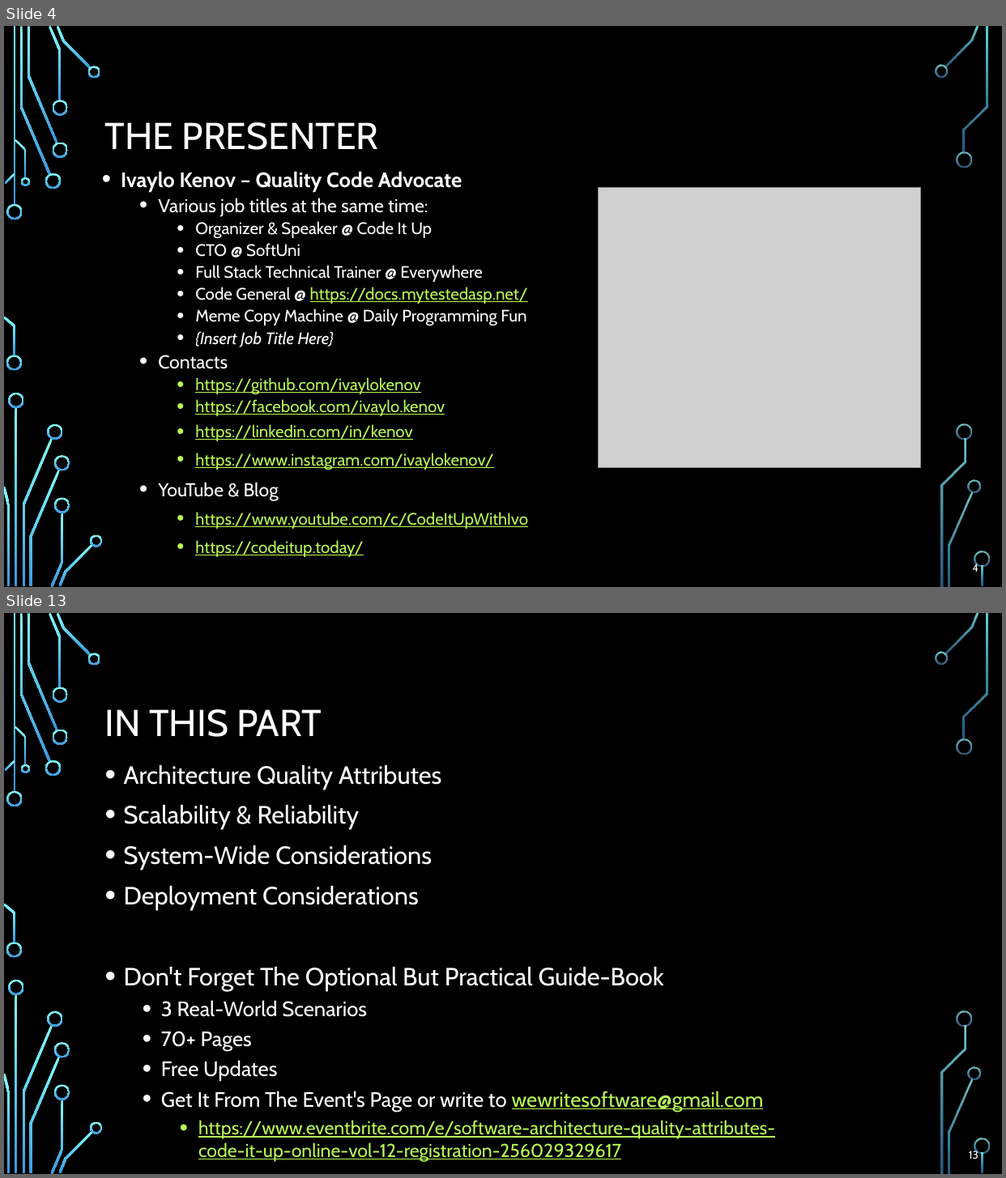
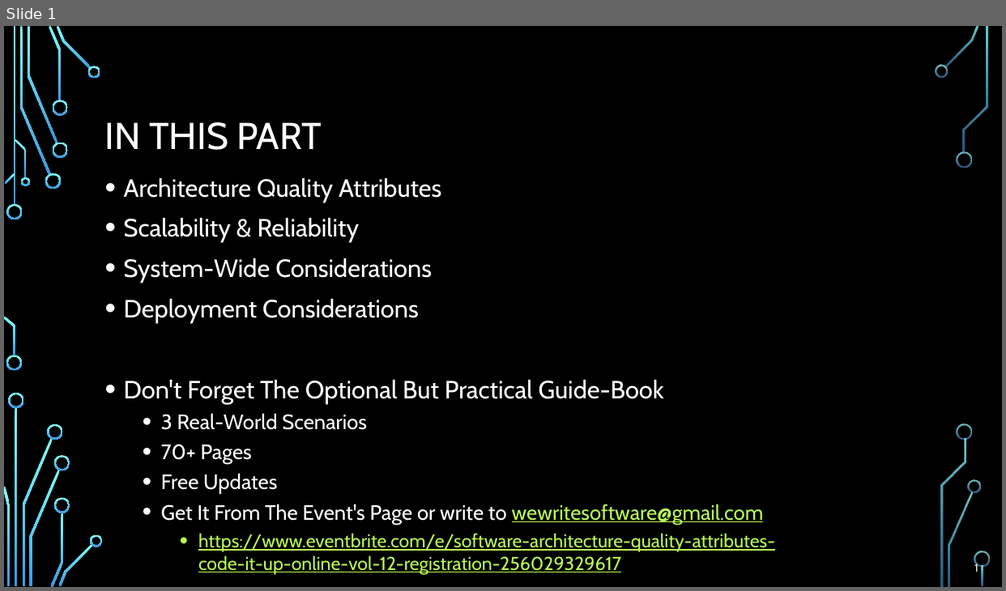
Before and after one commit to profjordanov/doctorate, a slide deck: resources/Software-Architecture-S/Presentation-Part4-Quality-Attributes-Considerations.pptx. Shown one above the other, each under a label of ours: slides 4 and 13 before the commit, slide 1 after it; the slides between them are not shown. The pictures are 1006x1178 and 1006x591 pixels, drawn with LibreOffice and Linux fonts; fonts in the diff are those of the drawing; grey boxes stand for pictures; background and template pictures are left out. Boxes give left, top, right and bottom in pixels: in the first picture for what was removed or moved away, otherwise in the second. Text is boxed around its words. In the diff, an @@ line names an element or a change of style, - is before the commit and + after.

```diff
--- a/resources/Software-Architecture-S/Presentation-Part4-Quality-Attributes-Considerations.pptx
+++ b/resources/Software-Architecture-S/Presentation-Part4-Quality-Attributes-Considerations.pptx
@@ slide 4 removed at (4, 26, 1002, 587), background picture (left out); not listed: 36 template elements that a slide beside it also shows @@
@@ title removed at (105, 122, 379, 150) @@
-THE PRESENTER
@@ text removed at (121, 171, 528, 557) @@
-• Ivaylo Kenov – Quality Code Advocate
-  • Various job titles at the same time:
-    • Organizer & Speaker @ Code It Up
-    • CTO @ SoftUni
-    • Full Stack Technical Trainer @ Everywhere
-    • Code General @ https://docs.mytestedasp.net/
-    • Meme Copy Machine @ Daily Programming Fun
-    • {Insert Job Title Here}
-  • Contacts
-    • https://github.com/ivaylokenov
-    • https://facebook.com/ivaylo.kenov
-    • https://linkedin.com/in/kenov
-    • https://www.instagram.com/ivaylokenov/
-  • YouTube & Blog
-    • https://www.youtube.com/c/CodeItUpWithIvo
-    • https://codeitup.today/
@@ picture removed at (598, 188, 920, 468) @@
@@ page number removed at (973, 563, 979, 572) @@
-4
@@ what was slide 13 is now slide 1 @@
@@ page number at (974, 563, 978, 572): text changed @@
-13
+1
```
Also in this commit, not shown: 22 other slides removed.
